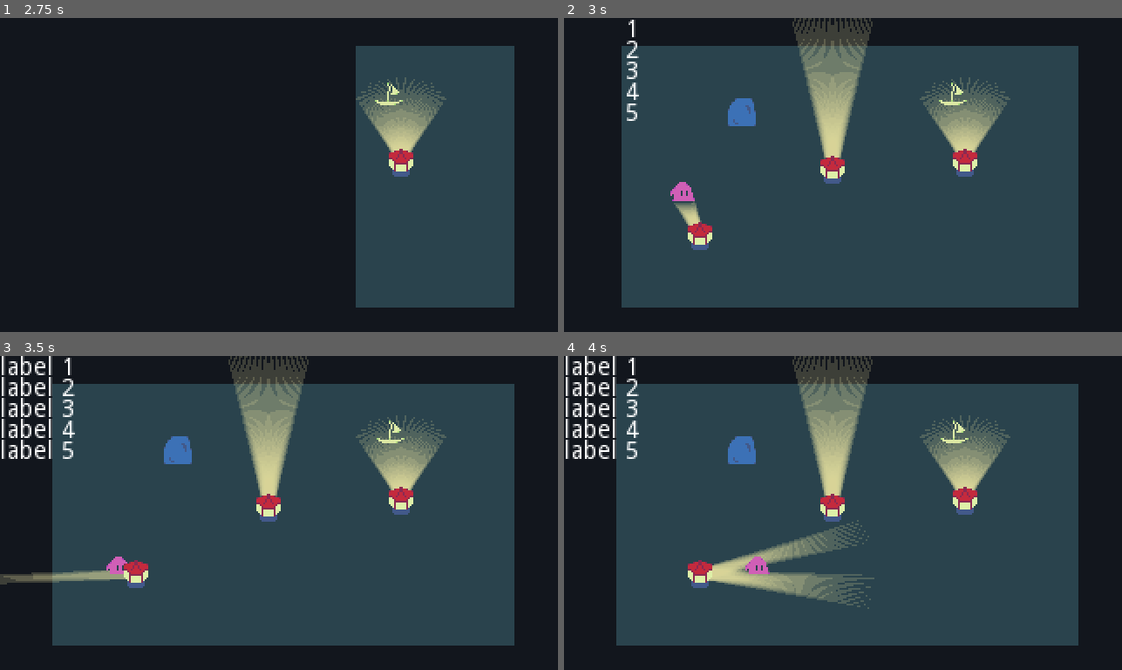
Above: before the commit, frames 1-4 (two rows, left to right).
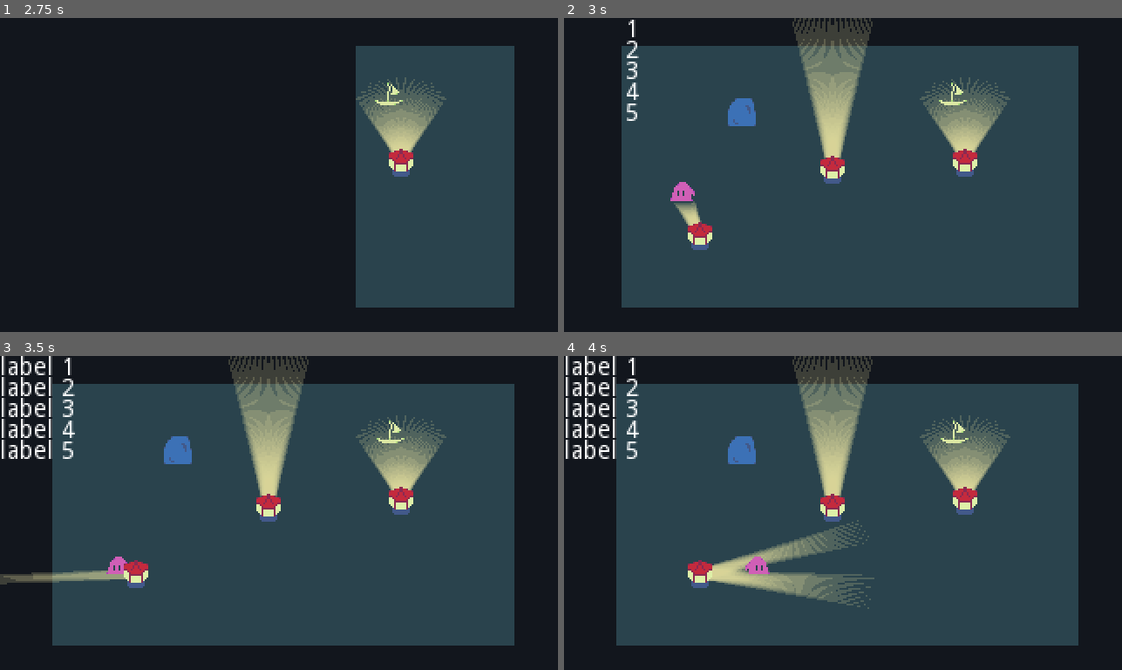
Above: after the commit, the same moments.

Repository: genericuser990/GameJamTowerTheme
Game: Godot game, scene res://Scenes/SceneManager.tscn
Same seed, same stepped clock (60 frames per second), same inputs: the game is played once before the commit and once after it.
Inputs:
- Up to frame 1 (2.75 s): click "Play" at 0.5 s; hold Right (moveRight) 1.28-2 s; click "1" at 2 s
- Up to frame 2 (3 s): hold Down (moveDown) from 2.78 s (still down)
- Up to frame 3 (3.5 s): keep holding Down (moveDown)
- Up to frame 4 (4 s): release Down (moveDown) at 3.53 s; hold Right (moveRight) from 3.53 s (still down)

Frame 1 is identical in both runs. In frame 2, less than 0.1% of the frame differs, in the area x 19-24%, y 52-59%; in frame 3, less than 0.1%; in frame 4, nothing differs.

Commit message:
eat animations

Diff:
--- a/Scenes/Monster.tscn
+++ b/Scenes/Monster.tscn
@@ -6,6 +6,125 @@
 
 [sub_resource type="RectangleShape2D" id=3]
 extents = Vector2( 6.5, 2.5 )
+
+[sub_resource type="Animation" id=4]
+length = 0.001
+tracks/0/type = "value"
+tracks/0/path = NodePath("TextureRect/MonsterSprite:position")
+tracks/0/interp = 1
+tracks/0/loop_wrap = true
+tracks/0/imported = false
+tracks/0/enabled = true
+tracks/0/keys = {
+"times": PoolRealArray( 0 ),
+"transitions": PoolRealArray( 1 ),
+"update": 0,
+"values": [ Vector2( 8, 8 ) ]
+}
+tracks/1/type = "value"
+tracks/1/path = NodePath("TextureRect:rect_position")
+tracks/1/interp = 1
+tracks/1/loop_wrap = true
+tracks/1/imported = false
+tracks/1/enabled = true
+tracks/1/keys = {
+"times": PoolRealArray( 0 ),
+"transitions": PoolRealArray( 1 ),
+"update": 0,
+"values": [ Vector2( -8, -14 ) ]
+}
+tracks/2/type = "value"
+tracks/2/path = NodePath("TextureRect/MonsterSprite:frame")
+tracks/2/interp = 1
+tracks/2/loop_wrap = true
+tracks/2/imported = false
+tracks/2/enabled = true
+tracks/2/keys = {
+"times": PoolRealArray( 0 ),
+"transitions": PoolRealArray( 1 ),
+"update": 0,
+"values": [ 0 ]
+}
+tracks/3/type = "value"
+tracks/3/path = NodePath("TextureRect/MonsterSprite:flip_h")
+tracks/3/interp = 1
+tracks/3/loop_wrap = true
+tracks/3/imported = false
+tracks/3/enabled = true
+tracks/3/keys = {
+"times": PoolRealArray( 0 ),
+"transitions": PoolRealArray( 1 ),
+"update": 0,
+"values": [ true ]
+}
+
+[sub_resource type="Animation" id=5]
+resource_name = "eatLeft"
+length = 1.3
+tracks/0/type = "value"
+tracks/0/path = NodePath("TextureRect/MonsterSprite:flip_h")
+tracks/0/interp = 1
+tracks/0/loop_wrap = true
+tracks/0/imported = false
+tracks/0/enabled = true
+tracks/0/keys = {
+"times": PoolRealArray( 0 ),
+"transitions": PoolRealArray( 1 ),
+"update": 1,
+"values": [ true ]
+}
+tracks/1/type = "value"
+tracks/1/path = NodePath("TextureRect/MonsterSprite:frame")
+tracks/1/interp = 1
+tracks/1/loop_wrap = true
+tracks/1/imported = false
+tracks/1/enabled = true
+tracks/1/keys = {
+"times": PoolRealArray( 0, 0.7, 0.8, 0.9, 1, 1.2 ),
+"transitions": PoolRealArray( 1, 1, 1, 1, 1, 1 ),
+"update": 1,
+"values": [ 0, 2, 2, 3, 4, 0 ]
+}
+tracks/2/type = "value"
+tracks/2/path = NodePath("TextureRect:rect_position")
+tracks/2/interp = 1
+tracks/2/loop_wrap = true
+tracks/2/imported = false
+tracks/2/enabled = true
+tracks/2/keys = {
+"times": PoolRealArray( 0, 0.6, 1.3 ),
+"transitions": PoolRealArray( 1, 1, 1 ),
+"update": 0,
+"values": [ Vector2( -8, -14 ), Vector2( -4, -14 ), Vector2( -22, -14 ) ]
+}
+
+[sub_resource type="Animation" id=6]
+resource_name = "eatRight"
+length = 1.3
+tracks/0/type = "value"
+tracks/0/path = NodePath("TextureRect:rect_position")
+tracks/0/interp = 1
+tracks/0/loop_wrap = true
+tracks/0/imported = false
+tracks/0/enabled = true
+tracks/0/keys = {
+"times": PoolRealArray( 0, 0.6, 1.3 ),
+"transitions": PoolRealArray( 1, 1, 1 ),
+"update": 0,
+"values": [ Vector2( -8, -14 ), Vector2( -12, -14 ), Vector2( 6, -14 ) ]
+}
+tracks/1/type = "value"
+tracks/1/path = NodePath("TextureRect/MonsterSprite:frame")
+tracks/1/interp = 1
+tracks/1/loop_wrap = true
+tracks/1/imported = false
+tracks/1/enabled = true
+tracks/1/keys = {
+"times": PoolRealArray( 0, 0.7, 0.8, 0.9, 1, 1.2 ),
+"transitions": PoolRealArray( 1, 1, 1, 1, 1, 1 ),
+"update": 1,
+"values": [ 0, 2, 2, 3, 4, 0 ]
+}
 
 [sub_resource type="Animation" id=2]
 resource_name = "idle"
@@ -19,17 +138,21 @@
 shape = SubResource( 3 )
 
 [node name="AnimationPlayer" type="AnimationPlayer" parent="."]
+anims/RESET = SubResource( 4 )
+anims/eatLeft = SubResource( 5 )
+anims/eatRight = SubResource( 6 )
 anims/idle = SubResource( 2 )
 
 [node name="TextureRect" type="TextureRect" parent="."]
 margin_left = -8.0
 margin_top = -14.0
-margin_right = 8.0
+margin_right = 7.99999
 margin_bottom = 2.0
 rect_clip_content = true
 
 [node name="MonsterSprite" type="Sprite" parent="TextureRect"]
 position = Vector2( 8, 8 )
 texture = ExtResource( 1 )
+flip_h = true
 hframes = 6
 script = ExtResource( 3 )
Not shown: 1 places in Scenes/Monster.tscn that only renumber resources
